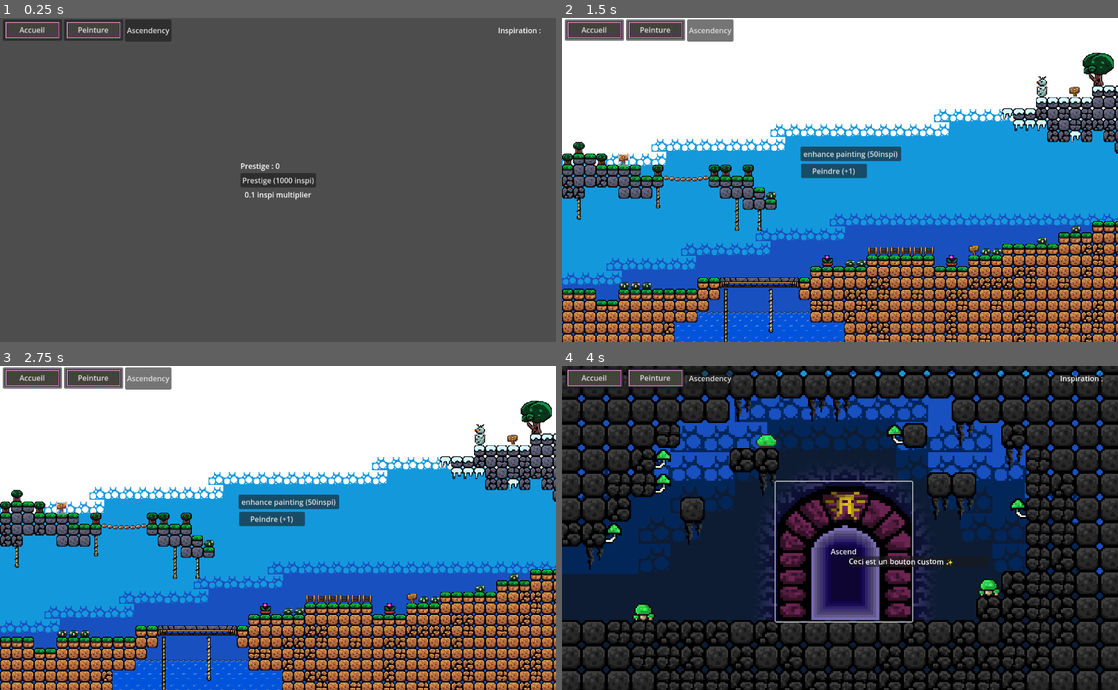
Above: before the commit, frames 1-4 (two rows, left to right).
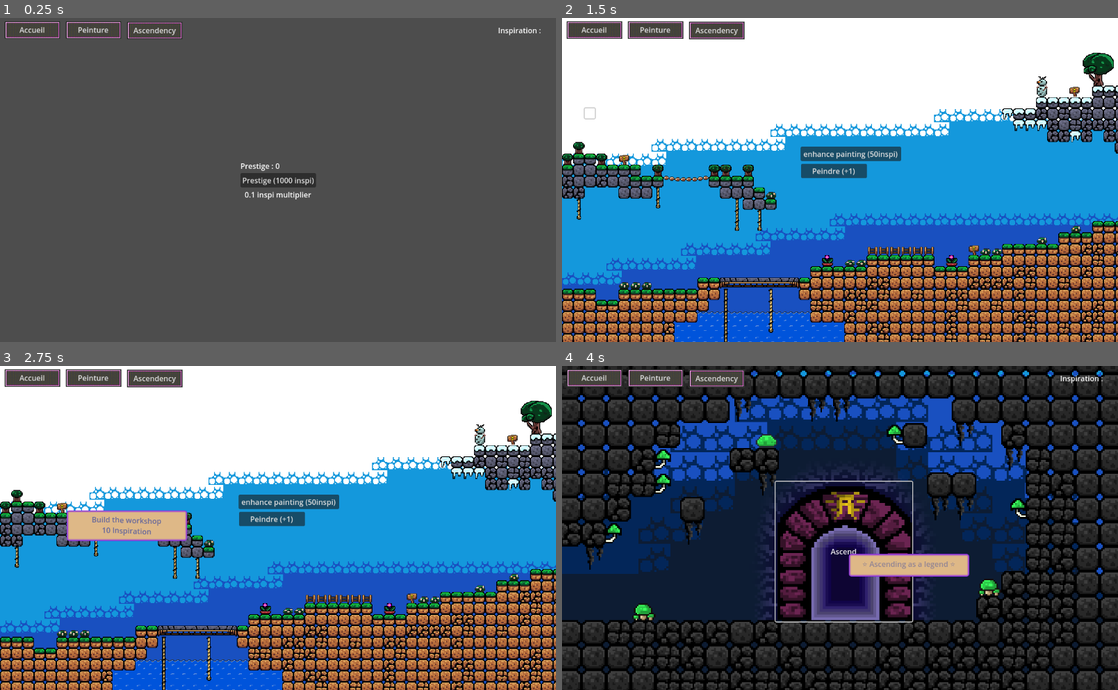
Above: after the commit, the same moments.

Repository: mitoufle/Artdle
Game: Godot game, scene res://Main.tscn
Two runs of this game, one before a commit and one after it. Both use one fixed random seed, a clock stepped at 60 frames per second and the inputs below.
Inputs (mouse positions are in pixels of both pictures, inside the frame that each line leads up to; where the layout moved, square brackets give the same spot in the first picture):
- Up to frame 1 (0.25 s): no input
- Up to frame 2 (1.5 s): click "Peinture" at 0.5 s; click (589, 111) [623, 160] at 1.25 s
- Up to frame 3 (2.75 s): click (61, 508) at 2.02 s
- Up to frame 4 (4 s): click "Ascendency" at 2.75 s; click "Ascend" at 3.5 s

The runs differ from the first frame. In frame 1, 0.6% of the frame differs, in the area x 0-33%, y 0-8%; in frame 2, 1.1%; in frame 3, 3.1%, in the area x 0-34%, y 0-55%; in frame 4, 2.0%.
Error before the commit: Invalid call. Nonexistent function 'show_tooltip' in base 'PanelContainer (CustomTooltips)'. (res://scripts/TooltipManager.gd:10)

Commit message:
tooltip upgrade

Diff:
--- a/Main.tscn
+++ b/Main.tscn
@@ -53,6 +53,7 @@
 size_flags_vertical = 0
 text = "Accueil"
 icon = ExtResource("3_r0du0")
+flat = true
 icon_alignment = 1
 
 [node name="btnPeinture" type="Button" parent="MainLayout/TopBar"]
@@ -62,11 +63,15 @@
 size_flags_stretch_ratio = 0.0
 text = "Peinture"
 icon = ExtResource("3_r0du0")
+flat = true
 icon_alignment = 1
 
 [node name="btnAscendancy" type="Button" parent="MainLayout/TopBar"]
 layout_mode = 2
 text = "Ascendency"
+icon = ExtResource("3_r0du0")
+flat = true
+icon_alignment = 1
 
 [node name="HBoxContainer" type="HBoxContainer" parent="MainLayout/TopBar"]
 layout_mode = 2
--- a/Scenes/Ascendancy2DView.tscn
+++ b/Scenes/Ascendancy2DView.tscn
@@ -1,7 +1,10 @@
 [gd_scene load_steps=9 format=4 uid="uid://d35cxm7212g18"]
 
-[ext_resource type="Script" uid="uid://boolduvljx23o" path="res://scripts/Ascendency2DView.gd" id="1_31lut"]
 [ext_resource type="Texture2D" uid="uid://d3kwl7is6dens" path="res://artdleAsset/tileset2.png" id="2_ynd41"]
+
+[sub_resource type="GDScript" id="GDScript_lqryh"]
+script/source = "extends Node2D
+"
 
 [sub_resource type="TileSetAtlasSource" id="TileSetAtlasSource_31lut"]
 texture = ExtResource("2_ynd41")
@@ -381,7 +384,7 @@
 sources/0 = SubResource("TileSetAtlasSource_ynd41")
 
 [node name="Ascendency2DView" type="Node2D"]
-script = ExtResource("1_31lut")
+script = SubResource("GDScript_lqryh")
 
 [node name="TileMapLayer2" type="TileMapLayer" parent="."]
 position = Vector2(-183, -11)
--- a/project.godot
+++ b/project.godot
@@ -18,7 +18,6 @@
 [autoload]
 
 GameState="*res://scripts/GameState.gd"
-TooltipManager="*res://scripts/TooltipManager.gd"
 SceneManager="*res://scripts/SceneManager.gd"
 
 [display]
--- a/scripts/Ascendency2DView.gd
+++ /dev/null
@@ -1 +0,0 @@
-extends Node2D
--- a/scripts/CustomTooltips.gd
+++ b/scripts/CustomTooltips.gd
@@ -4,11 +4,14 @@
 @onready var rich_text_label: RichTextLabel = $VBoxContainer/RichTextLabel
 @onready var vbox_container: VBoxContainer  = $VBoxContainer
 
-@export var style: String
+@export var text_style: String
 
+var box_radius = 5
+var vertical_margin = 5
 var max_width = 300
 var time := 0.0
 var base_text := ""
+var default_color = "#67689B"
 
 func _ready():
 	# Ensure the RichTextLabel exists.
@@ -16,55 +19,73 @@
 		print("Error: RichTextLabel not assigned in the Inspector.")
 		return
 
-	self.add_theme_color_override("panel", Color(0.1, 0.1, 0.25, 0.9)) # fond bleu foncé semi-transparent
-	self.add_theme_constant_override("corner_radius", 15)
+	# Créer un StyleBoxFlat
+	var style = StyleBoxFlat.new()
+	style.bg_color = Color.BURLYWOOD
+	style.border_color = Color.BLUE_VIOLET
+	style.set_border_width_all(5)
+	style.border_blend = 5
+	style.expand_margin_bottom = vertical_margin
+	style.expand_margin_top = vertical_margin
+	style.corner_radius_top_left = box_radius
+	style.corner_radius_top_right = box_radius
+	style.corner_radius_bottom_left = box_radius
+	style.corner_radius_bottom_right = box_radius
+	self.add_theme_stylebox_override("panel", style) # "panel" ici peut être n'importe quelle clé si tu l'utilises via theme
 
 	rich_text_label.fit_content = true
 	rich_text_label.autowrap_mode = TextServer.AUTOWRAP_WORD  # ou AUTOWRAP_ARBITRARY
 	rich_text_label.size_flags_horizontal = Control.SIZE_EXPAND_FILL
-	rich_text_label.custom_minimum_size.x = max_width
+	rich_text_label.custom_minimum_size.x = max_width-50
+	rich_text_label.horizontal_alignment = HORIZONTAL_ALIGNMENT_CENTER
 	rich_text_label.bbcode_enabled = true
 
  # Configuration de base pour le label.
 	rich_text_label.fit_content = true
 	rich_text_label.mouse_filter = MOUSE_FILTER_IGNORE
 
-
 ## Définit le texte de l'infobulle.
 func set_style(new_style: String):
-	style = new_style
+	text_style = new_style
 
 ## Définit le texte de l'infobulle.
 func set_text(new_text: String):
 		base_text = new_text
-		match style:
+		var temp
+		match text_style:
 			"wave":
-				rich_text_label.bbcode_text = "[wave]" + base_text + "[/wave]"
+				temp = "[wave]" + base_text + "[/wave]"
+			"wave+bold":
+				temp = "[b][wave]" + base_text + "[/wave][/b]"
 			"shake":
-				rich_text_label.bbcode_text = "[shake]" + base_text + "[/shake]"
+				temp = "[shake]" + base_text + "[/shake]"
 			"rainbow":
-				rich_text_label.bbcode_text = "[rainbow freq=1.0 sat=0.8 val=0.8 speed=1.0]" + base_text + "[/rainbow]"
+				temp = "[rainbow freq=1.0 sat=0.8 val=0.8 speed=1.0]" + base_text + "[/rainbow]"
 			"wave+rainbow":
-				rich_text_label.bbcode_text = "[wave][rainbow freq=1.0 sat=0.8 val=0.8 speed=1.0]" + base_text + "[/rainbow][/wave]"
+				temp = "[wave][rainbow freq=1.0 sat=0.8 val=0.8 speed=1.0]" + base_text + "[/rainbow][/wave]"
 			"bold":
-				rich_text_label.bbcode_text = "[b]" + base_text + "[/b]"
+				temp = "[b]" + base_text + "[/b]"
 			"italic":
-				rich_text_label.bbcode_text = "[i]" + base_text + "[/i]"
+				temp = "[i]" + base_text + "[/i]"
 			"underline":
-				rich_text_label.bbcode_text = "[u]" + base_text + "[/u]"
+				temp = "[u]" + base_text + "[/u]"
 			"strikethrough":
-				rich_text_label.bbcode_text = "[s]" + base_text + "[/s]"
-			"outline":
-				rich_text_label.bbcode_text = "[outline]" + base_text + "[/outline]"
-			"shadow":
-				rich_text_label.bbcode_text = "[shadow]" + base_text + "[/shadow]"
-			"scale":
-				rich_text_label.bbcode_text = "[scale=1.5]" + base_text + "[/scale]"
-			"smallcaps":
-				rich_text_label.bbcode_text = "[smallcaps]" + base_text + "[/smallcaps]"
+				temp = "[s]" + base_text + "[/s]"
+			"fade":
+				temp = "[fade]" + base_text + "[/fade]"
+			"shake":
+				temp = "[shake]" + base_text + "[/shake]"
+			"tornado":
+				temp = "[tornado]" + base_text + "[/tornado]"
+			"pulse":
+				temp = "[pulse]" + base_text + "[/pulse]"
 			_:
 				# fallback : texte simple
-				rich_text_label.bbcode_text = base_text
+				temp = base_text
+		print("truc")
+		size = get_combined_minimum_size()
+		rich_text_label.bbcode_text = "[color="+default_color+"]" + temp + "[/color]"
+
 
 ## Met à jour la position de l'infobulle pour qu'elle suive le curseur et reste dans l'écran.
 func update_position(cursor_pos: Vector2):
--- a/scripts/PaintingView.gd
+++ b/scripts/PaintingView.gd
@@ -32,11 +32,11 @@
 
 	# connecte la boutons à leurs fonctions
 	btn_peindre.pressed.connect(_on_btn_peindre_pressed)
-	btn_atelier.pressed.connect(_on_btn_atelier_pressed)
+	#btn_atelier.pressed.connect(_on_btn_atelier_pressed)
 	btn_enhancePainting.pressed.connect(_on_btn_enhancepainting_pressed)
 
-	btn_atelier.mouse_entered.connect(_on_btn_atelier_entered)
-	btn_atelier.mouse_exited.connect(_on_btn_atelier_exited)
+	#btn_atelier.mouse_entered.connect(_on_btn_atelier_entered)
+	#btn_atelier.mouse_exited.connect(_on_btn_atelier_exited)
 
 	var anim = painting_screen_instance.get_node("workshop_blink_sign")
 	anim.frame = 0
@@ -78,34 +78,13 @@
 		GameState.enhanceInspi *= 2
 	update_ui()
 
-func _on_btn_atelier_pressed() -> void:
+func _on_btn_build_workshop_pressed() -> void:
 
 	if GameState.inspiration >= atelier_cost:
 		GameState.inspiration -= atelier_cost
 		atelier_count += 1
 		atelier_cost = int(atelier_cost * 1.5) # le coût augmente
 		update_ui()
-
-func _on_btn_atelier_entered() -> void:
-
-	TooltipManager.show_tooltip(tooltip_txt, "10$",btn_atelier.global_position)
-
-	var anim = painting_screen_instance.get_node("workshop_blink_sign")
-	hover = true
-	anim.stop()
-	anim.frame = 1
-	blinking = false
-
-func _on_btn_atelier_exited() -> void:
-
-	TooltipManager.hide_tooltip()
-
-	var anim = painting_screen_instance.get_node("workshop_blink_sign")
-
-	hover = false
-	anim.stop()
-	anim.frame = 0
-	blinking = false
 
 func update_ui() -> void:
 
--- a/scripts/TooltipManager.gd
+++ /dev/null
@@ -1,15 +0,0 @@
-extends Node
-
-@export var tooltip_scene = preload("res://Scenes/CustomTooltip.tscn")
-var tooltip_instance: Control = null
-
-func show_tooltip(line1: String, line2: String, position: Vector2):
-	if tooltip_instance == null:
-		tooltip_instance = tooltip_scene.instantiate()
-		get_tree().current_scene.add_child(tooltip_instance)
-	tooltip_instance.show_tooltip(line1, line2, position)
-
-func hide_tooltip():
-	if tooltip_instance:
-		tooltip_instance.hide_tooltip()
-		tooltip_instance = null
--- a/views/AscendancyView.tscn
+++ b/views/AscendancyView.tscn
@@ -25,4 +25,5 @@
 theme_type_variation = &"FlatButton"
 text = "Ascend"
 tooltip_scene_path = ExtResource("3_ynd41")
-tooltype_style = "shake"
+custom_tooltip_text = "⭐ Ascending as a legend ⭐"
+tooltype_style = "pulse"
--- a/views/PaintingView.tscn
+++ b/views/PaintingView.tscn
@@ -1,7 +1,9 @@
-[gd_scene load_steps=3 format=3 uid="uid://dcm3fck3p2gj7"]
+[gd_scene load_steps=5 format=3 uid="uid://dcm3fck3p2gj7"]
 
 [ext_resource type="Script" uid="uid://daww5r6t5ivr5" path="res://scripts/PaintingView.gd" id="1_tvnqg"]
 [ext_resource type="PackedScene" uid="uid://c1id4y8ipgg7q" path="res://Scenes/paintingscreen.tscn" id="2_tvnqg"]
+[ext_resource type="Script" uid="uid://dvjf8nckqigms" path="res://scripts/tooltipedbtn.gd" id="3_hf5x0"]
+[ext_resource type="PackedScene" uid="uid://jx6gj886xxbf" path="res://Scenes/CustomTooltip.tscn" id="4_kfhel"]
 
 [node name="PaintingView" type="Control"]
 layout_mode = 3
@@ -40,9 +42,27 @@
 [node name="BtnBuildStuff" type="Button" parent="."]
 z_index = 5
 layout_mode = 2
+offset_left = 49.0
+offset_top = 195.0
+offset_right = 71.0
+offset_bottom = 217.0
+size_flags_horizontal = 0
+flat = true
+
+[node name="BtnBuildWorkshop" type="Button" parent="."]
+layout_mode = 0
 offset_left = 123.0
 offset_top = 296.0
 offset_right = 145.0
-offset_bottom = 318.0
-size_flags_horizontal = 0
+offset_bottom = 317.0
 flat = true
+script = ExtResource("3_hf5x0")
+tooltip_scene_path = ExtResource("4_kfhel")
+custom_tooltip_text = "Build the workshop
+10 Inspiration"
+tooltype_style = "wave"
+metadata/_custom_type_script = "uid://dvjf8nckqigms"
+
+[connection signal="mouse_entered" from="BtnBuildWorkshop" to="BtnBuildWorkshop" method="_on_mouse_entered"]
+[connection signal="mouse_exited" from="BtnBuildWorkshop" to="BtnBuildWorkshop" method="_on_mouse_exited"]
+[connection signal="pressed" from="BtnBuildWorkshop" to="." method="_on_btn_build_workshop_pressed"]
Not shown, removed: scripts/Ascendency2DView.gd.uid
Not shown, removed: scripts/TooltipManager.gd.uid
